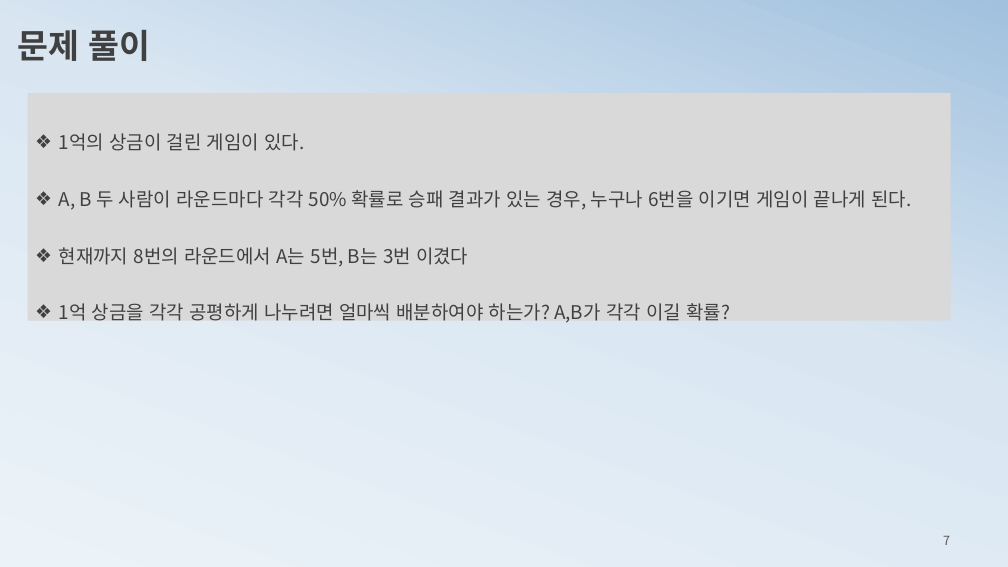
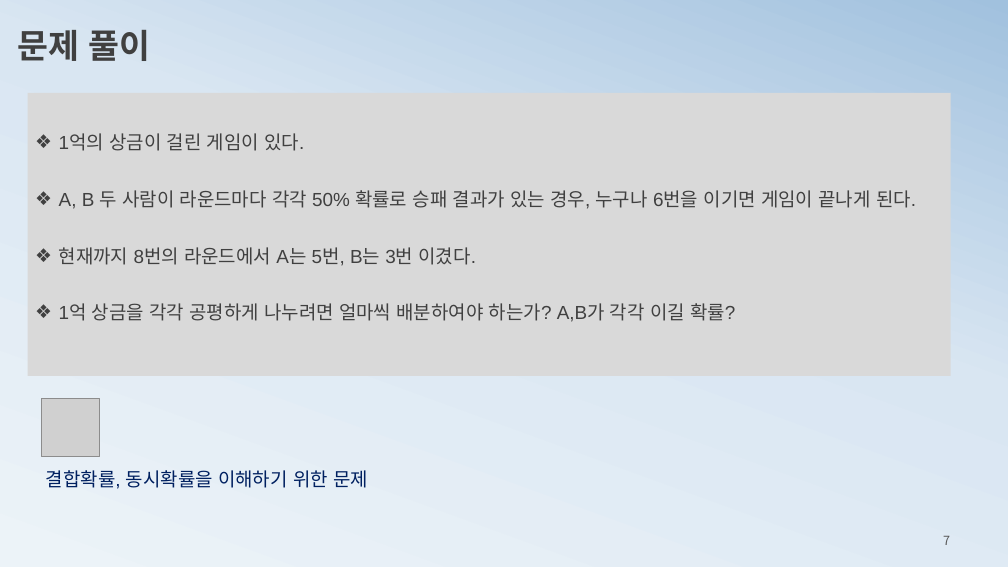
Before and after one commit to ancestor9/mathematics-for-machine-learning, a slide deck: slide 7 of 3_probability theory for machine learning.pptx. Drawn at 1008x567 pixels with LibreOffice and Linux fonts; fonts in the diff are those of the drawing; grey boxes stand for pictures. Boxes give left, top, right and bottom in pixels: in the first picture for what was removed or moved away, otherwise in the second. Text is boxed around its words. In the diff, an @@ line names an element or a change of style, - is before the commit and + after.

```diff
--- a/3_probability theory for machine learning.pptx
+++ b/3_probability theory for machine learning.pptx
@@ rectangle "1억의 상금이 걸린 게임이 있다.": place and size @@
-rectangle "1억의 상금이 걸린 게임이 있다." at box(28, 93, 951, 321)
+rectangle "1억의 상금이 걸린 게임이 있다." at box(28, 93, 951, 376)
@@ text in rectangle at box(59, 133, 916, 322): font Noto Sans CJK KR to Arial in "1억의 상금이 걸린 게임이 있다.", "A, B 두 사람이 라운드마다 각각 50% ...", "1억 상금을 각각 공평하게 나누려면 얼마씩 배분하여야 ..." @@
@@ text in rectangle at box(59, 247, 476, 266): text changed; font Noto Sans CJK KR to Arial @@
-❖ 현재까지 8번의 라운드에서 A는 5번, B는 3번 이겼다
+❖ 현재까지 8번의 라운드에서 A는 5번, B는 3번 이겼다.
@@ picture added at box(42, 399, 100, 457) @@
@@ text added at box(46, 470, 368, 489), 18 pt, text #002060 @@
+결합확률, 동시확률을 이해하기 위한 문제
```
Also in this commit, not shown: 3 other slides changed, 1 slide added, 1 other file.
